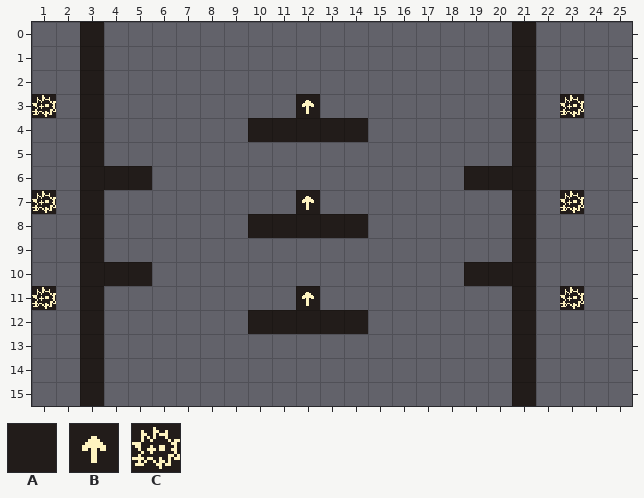
Two versions of a level (Tiled map, src/assets/tiled/level3.tmx). The picture above was drawn from the file before the commit.
Cells are 16x16 px. Shown: x 1..25, y 0..15. The old version is drawn lined up with the new one.
Key: from "tileset": A 5, B 7, C 8.
_ is an empty cell.
Layer "Tile Layer 1" before, first column x 1:
 0 __A_________________A____
 1 __A_________________A____
 2 __A_________________A____
 3 C_A________B________A_C__
 4 __A______AAAAA______A____
 5 __A_________________A____
 6 __AAA_____________AAA____
 7 C_A________B________A_C__
 8 __A______AAAAA______A____
 9 __A_________________A____
10 __AAA_____________AAA____
11 C_A________B________A_C__
12 __A______AAAAA______A____
13 __A_________________A____
14 __A_________________A____
15 __A_________________A____
And afterwards:
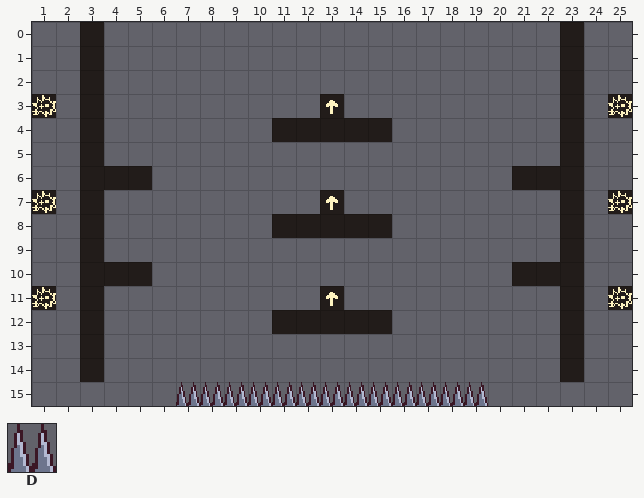
Further tiles: from "tileset": D 4.
Edits made:
Changed rows in their new state; . is an unchanged cell.
map size 23x16 -> 27x16 cells (old content now starts at 1,0; both pictures use the new coordinates)
Layer "Tile Layer 1":
first column x 3:
 0 .................._.A..
 1 .................._.A..
 2 .................._.A..
 3 ........._B......._.A.C
 4 ......._....A....._.A..
 5 .................._.A..
 6 ................__.AA..
 7 ........._B......._.A.C
 8 ......._....A....._.A..
 9 .................._.A..
10 ................__.AA..
11 ........._B......._.A.C
12 ......._....A....._.A..
13 .................._.A..
14 .................._.A..
15 _...DDDDDDDDDDDDD._....
